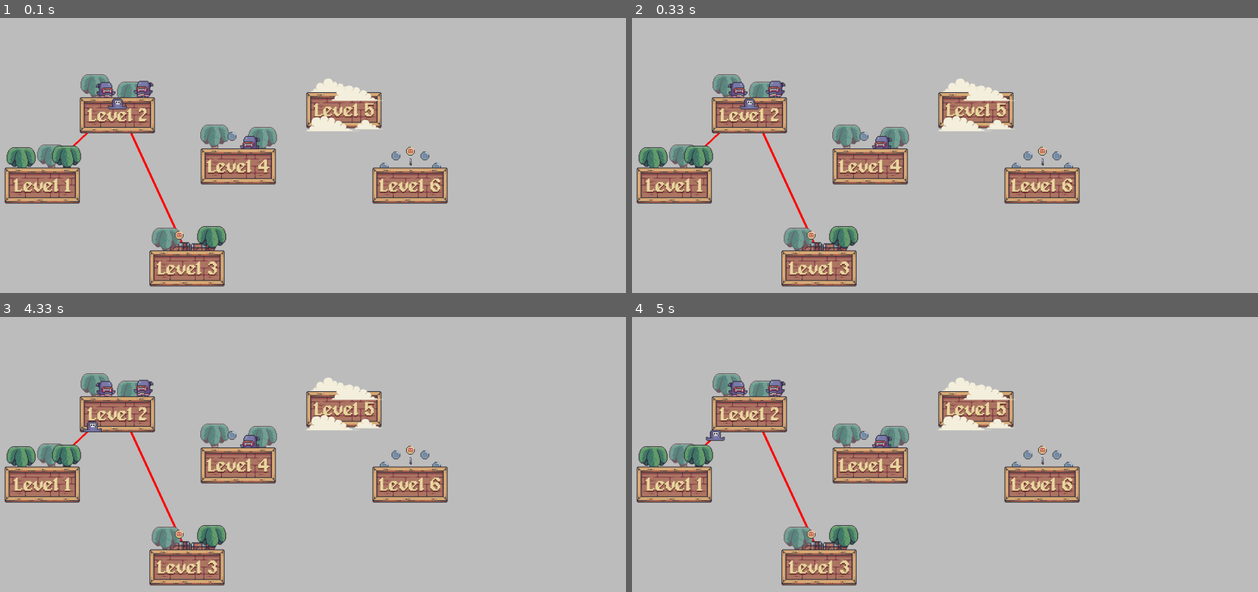
Above: before the commit, frames 1-4 (two rows, left to right).
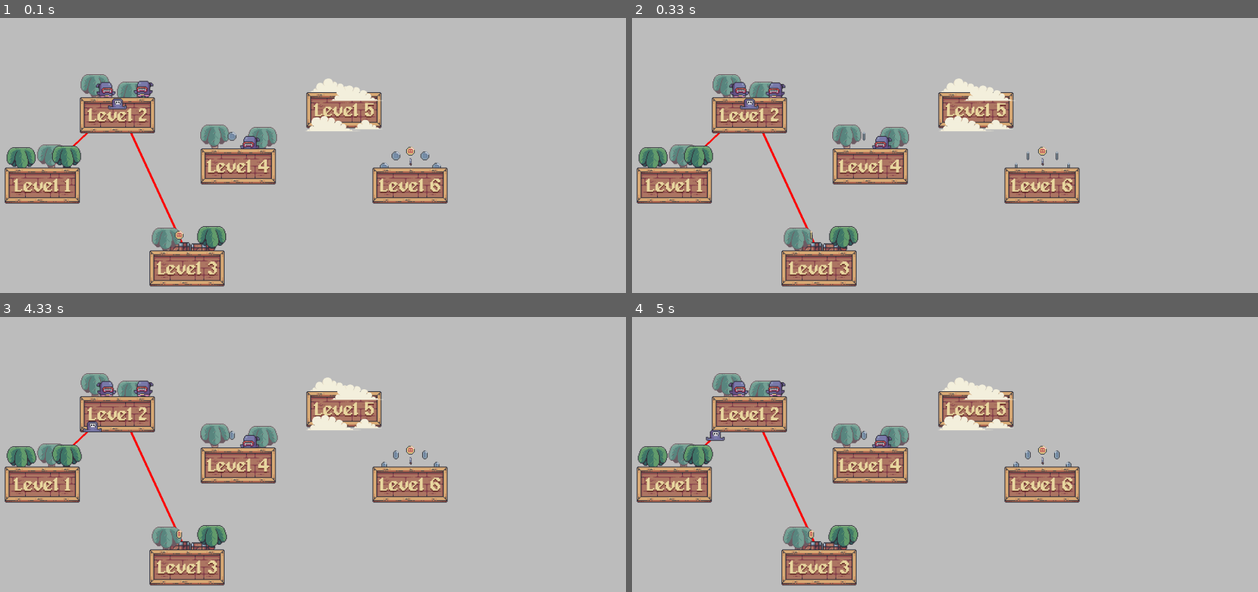
Above: after the commit, the same moments.

Repository: harryodubhghaill/pygame-platformer
Game: pygame game, started from main.py
Two runs of this game, one before a commit and one after it. Both use one fixed random seed, a clock stepped at 60 frames per second and the inputs below.
Inputs:
- Up to frame 1 (0.1 s): no input
- Up to frame 2 (0.33 s): no input
- Up to frame 3 (4.33 s): tap Space at 0.33 s; hold D 0.67-1.13 s; hold W 1.17-1.47 s; hold D 1.5-1.97 s; hold A 2-2.53 s; hold A 2.57-2.97 s; hold W 3-3.37 s; hold D 3.4-4.03 s; hold A from 4.07 s (still down)
- Up to frame 4 (5 s): release A at 4.53 s; hold D from 4.57 s (still down)

Frame 1 is identical in both runs. In frame 2, 0.6% of the frame differs, in the area x 1-71%, y 21-84%; in frame 3, 0.6%; in frame 4, 0.7%, in the area x 0-71%, y 20-85%.

Commit message:
animate node graphics

Diff:
--- a/overworld.py
+++ b/overworld.py
@@ -109,6 +109,8 @@
         self.input()
         self.update_icon_pos()
         self.icon.update()
+        self.nodes.update()
+
         self.draw_paths()
         self.nodes.draw(self.display_surface)
         self.icon.draw(self.display_surface)
